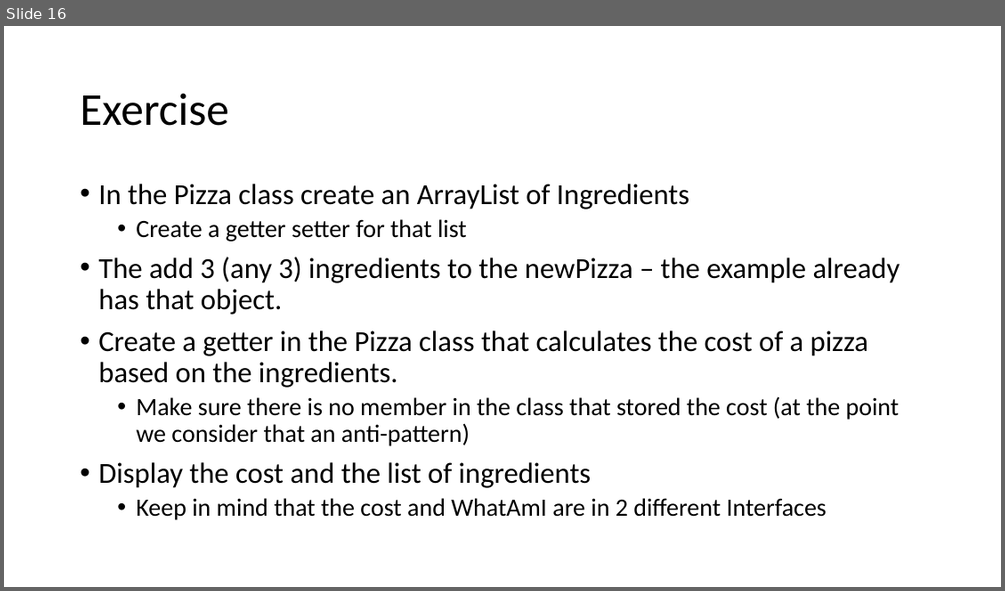
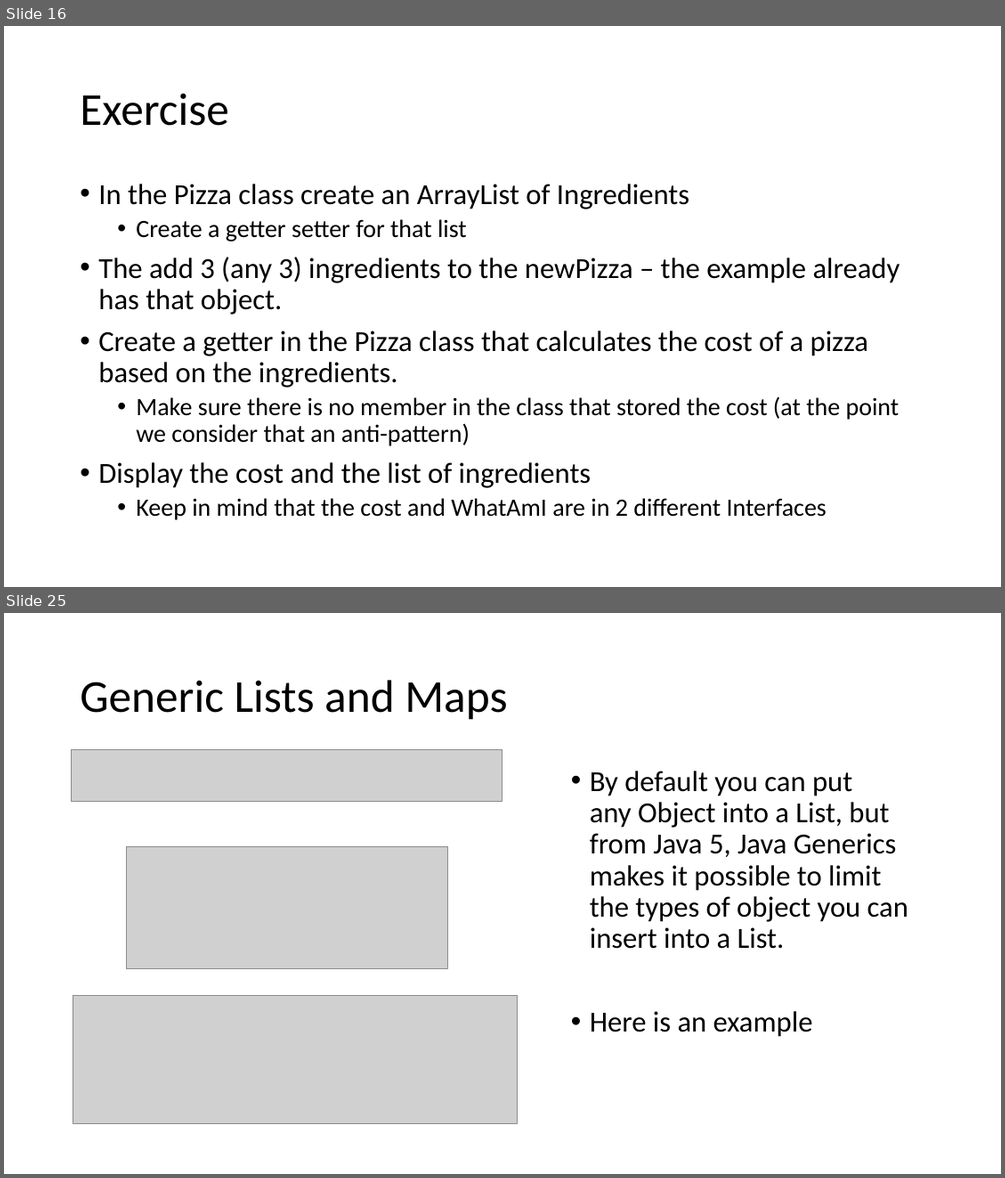
Before and after one commit to raulfiru/Tuesday-Lab, a slide deck: Session2/TuesdaysLab2.pptx. Shown one above the other, each under a label of ours: slide 16 before the commit, slides 16 and 25 after it; the slides between them are not shown. The pictures are 1005x591 and 1005x1178 pixels, drawn with LibreOffice and Linux fonts; fonts in the diff are those of the drawing; grey boxes stand for pictures. Boxes give left, top, right and bottom in pixels: in the first picture for what was removed or moved away, otherwise in the second. Text is boxed around its words. In the diff, an @@ line names an element or a change of style, - is before the commit and + after.

```diff
--- a/Session2/TuesdaysLab2.pptx
+++ b/Session2/TuesdaysLab2.pptx
@@ slide 25 added at <box>4,613,1001,1174</box>, background #FFFFFF @@
@@ title added at <box>80,680,507,720</box>, 44 pt, text #000000 @@
+Generic Lists and Maps
@@ picture added at <box>72,749,502,801</box> @@
@@ text added at <box>590,771,908,1037</box>, 28 pt, text #000000 @@
+• By default you can put any Object into a List, but from Java 5, Java Generics makes it possible to limit the types of object you can insert into a List.
+• Here is an example
@@ picture added at <box>126,847,448,968</box> @@
@@ picture added at <box>73,996,517,1124</box> @@
```
Also in this commit, not shown: 9 other slides added.
